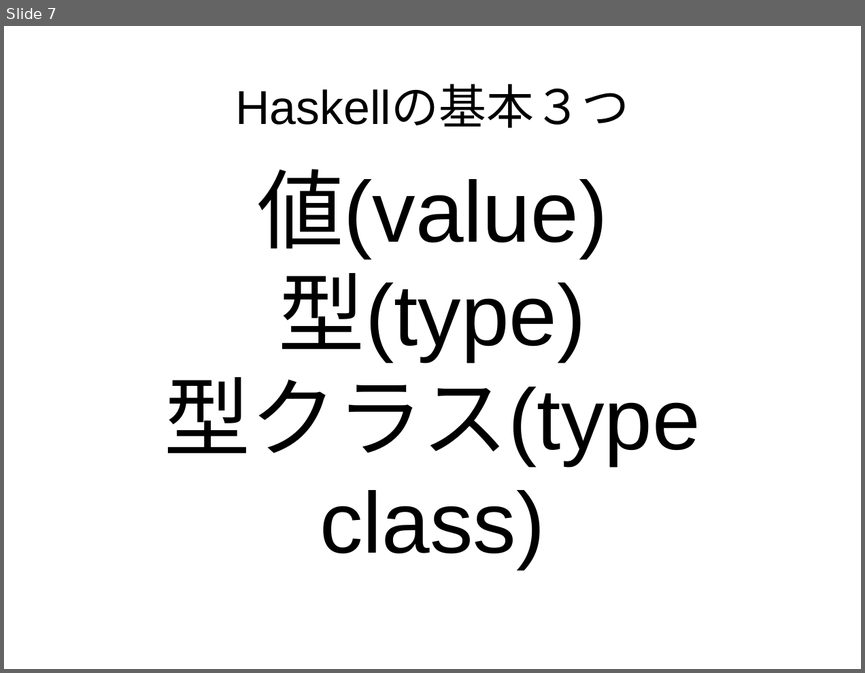
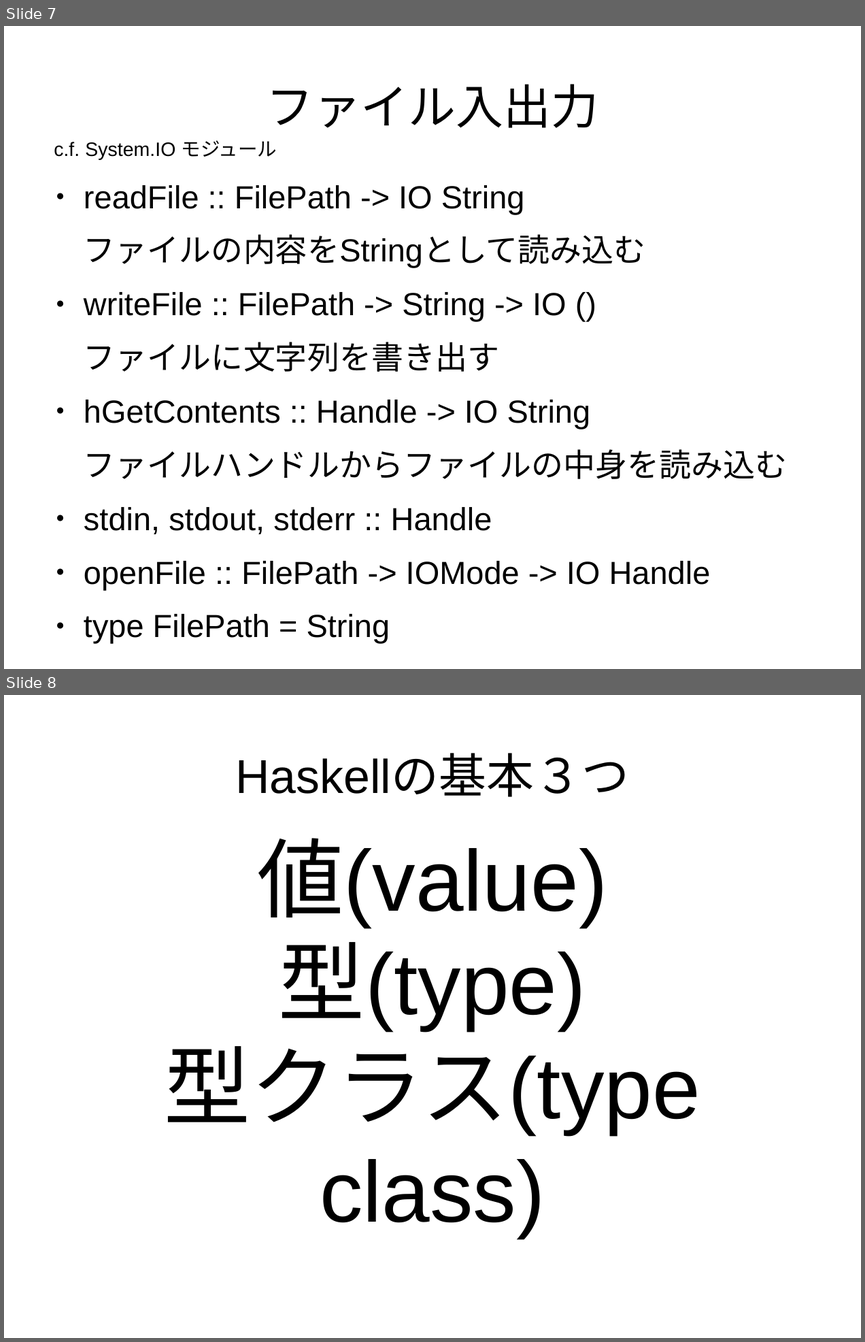
Before and after one commit to nushio3/practice, a slide deck: haskell-teaching/Tsukuba-2016.odp. Shown one above the other, each under a label of ours: slide 7 before the commit, slides 7 and 8 after it. The pictures are 865x673 and 865x1342 pixels, drawn with LibreOffice and Linux fonts; fonts in the diff are those of the drawing. Boxes give left, top, right and bottom in pixels: in the first picture for what was removed or moved away, otherwise in the second. Text is boxed around its words. In the diff, an @@ line names an element or a change of style, - is before the commit and + after.

```diff
--- a/haskell-teaching/Tsukuba-2016.odp
+++ b/haskell-teaching/Tsukuba-2016.odp
@@ slide 7 added at (x1=4, y1=26, x2=861, y2=669), background #FFFFFF @@
@@ title added at (x1=266, y1=84, x2=598, y2=128), 44 pt, text #000000 @@
+ファイル入出力
@@ text added at (x1=54, y1=140, x2=277, y2=160), 18 pt, text #000000 @@
+c.f. System.IO モジュール
@@ text added at (x1=84, y1=185, x2=787, y2=590), 29.6 pt, text #000000 @@
+● readFile :: FilePath -> IO String
+ファイルの内容をStringとして読み込む
+● writeFile :: FilePath -> String -> IO ()
+ファイルに文字列を書き出す
+● hGetContents :: Handle -> IO String
+ファイルハンドルからファイルの中身を読み込む
+● stdin, stdout, stderr :: Handle
+● openFile :: FilePath -> IOMode -> IO Handle
+● type FilePath = String
@@ what was slide 7 is now slide 8 @@
```
Also in this commit, not shown: 1 slide changed, 2 other slides added, 1 slide removed.
